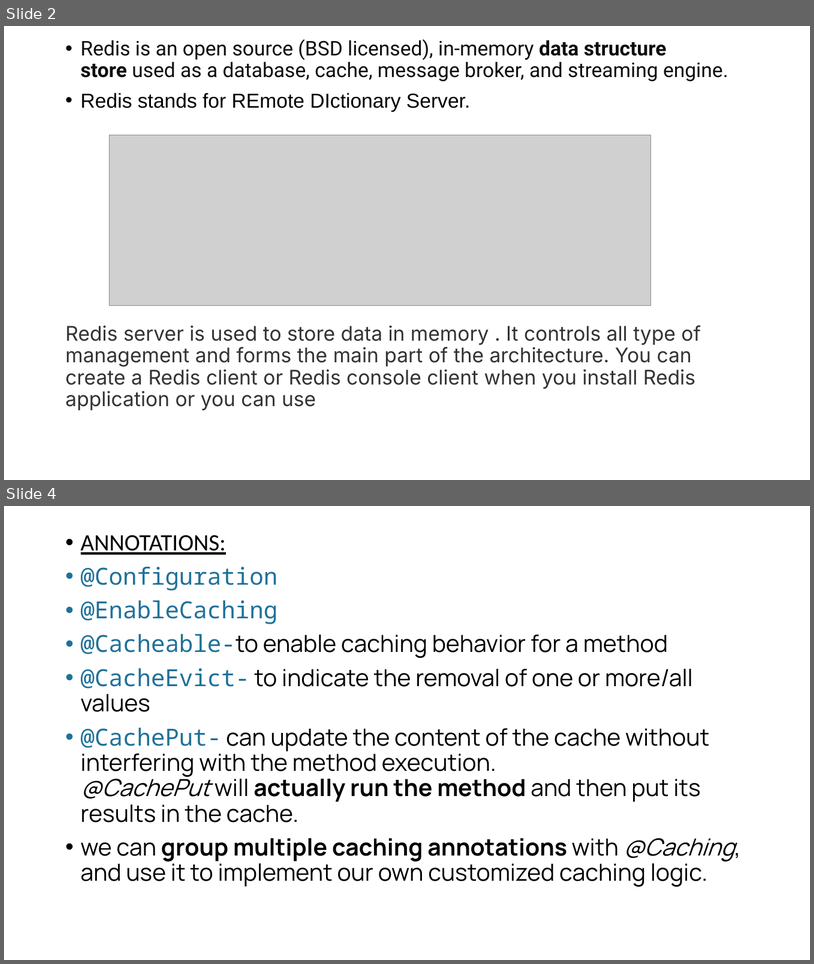
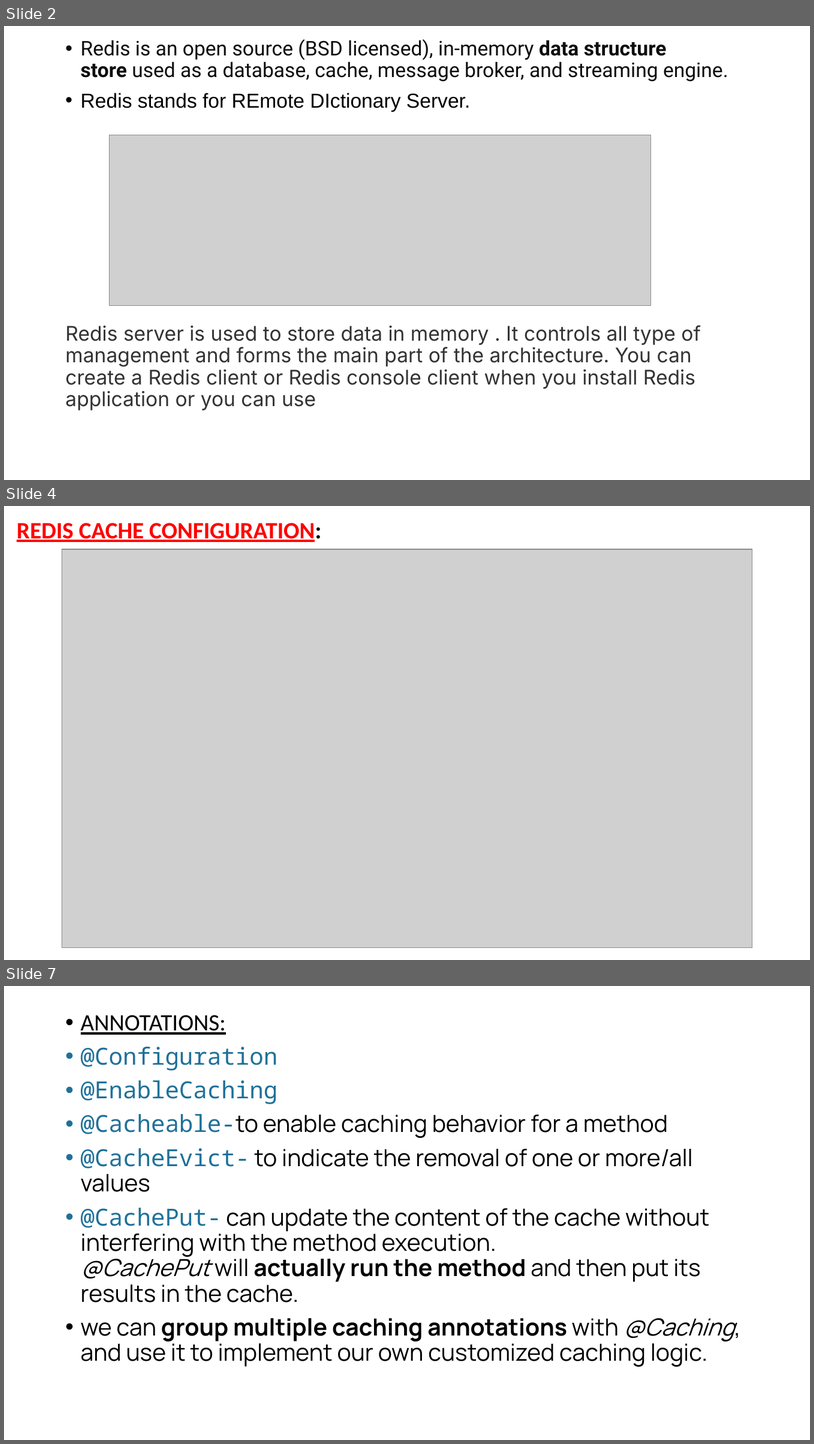
Before and after one commit to vishnuvishal-11/Vishnuvishal, a slide deck: Presentations/REDIS CACHE.pptx. Shown one above the other, each under a label of ours: slides 2 and 4 before the commit, slides 2, 4 and 7 after it; the slides between them are not shown. The pictures are 814x964 and 814x1444 pixels, drawn with LibreOffice and Linux fonts; fonts in the diff are those of the drawing; grey boxes stand for pictures. Boxes give left, top, right and bottom in pixels: in the first picture for what was removed or moved away, otherwise in the second. Text is boxed around its words. In the diff, an @@ line names an element or a change of style, - is before the commit and + after.

```diff
--- a/Presentations/REDIS CACHE.pptx
+++ b/Presentations/REDIS CACHE.pptx
@@ slide 4 added at box(4, 506, 810, 960), background #FFFFFF @@
@@ text added at box(17, 523, 321, 542), 28 pt, text #FF0000, bold, underline @@
+REDIS CACHE CONFIGURATION:
@@ picture added at box(62, 549, 753, 947) @@
@@ what was slide 4 is now slide 7 @@
```
Also in this commit, not shown: 1 slide changed, 2 other slides added, 1 other file.
